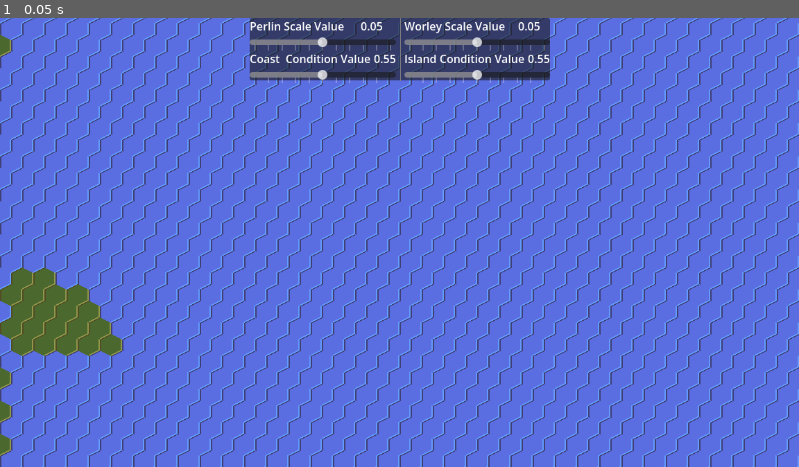
Above: before the commit, frame 1.
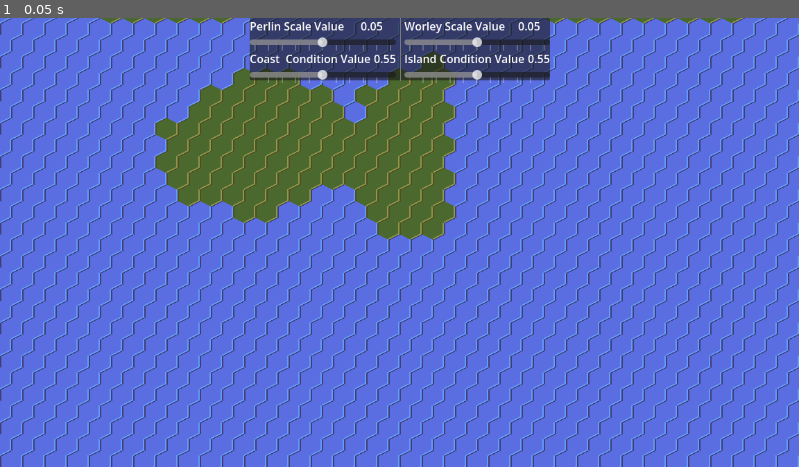
Above: after the commit, the same moment.

Repository: beardy-dev/hex-noise-terrain-generation
Game: Godot game, scene res://main.tscn
The game is run twice, just before and just after one commit, with the same random seed, the same clock (stepped at 60 frames per second) and the same inputs.
Inputs:
- Up to frame 1 (0.05 s): no input

The runs differ from the first frame. In frame 1, 13% of the frame differs, in the area x 0-93%, y 0-98%.

Commit message:
added a world see for more randomness

Diff:
--- a/hex_grid.gd
+++ b/hex_grid.gd
@@ -5,8 +5,8 @@
 var worleyScale: float = 0.05
 var islandCondition: float = 0.5
 var coastCondition: float = 0.5
-var enablePerlin: bool = true
-var enableWorley: bool = true
+var worldSeed : int = randi()
+
 
 # Called when the node enters the scene tree for the first time.
 func _ready() -> void:
@@ -22,7 +22,7 @@
 
 func placeTile(x: int, y: int) -> void:
 	var worleyVal = worley(float(x) * worleyScale, float(y) * worleyScale) / 1.414
-	var perlinVal = (perlin(float(x) * perlinScale, float(y) * perlinScale) + 1) * 0.5
+	var perlinVal = (perlin(float(x + worldSeed * 1000) * perlinScale, float(y + worldSeed * 1000) * perlinScale) + 1) * 0.5
 
 	var islandStrength = clamp(1.0 - (worleyVal / islandCondition), 0.0, 1.0)
 	var coastNoise = perlinVal * islandStrength
@@ -77,7 +77,7 @@
 	return lerp(nx0, nx1, v)
 
 func gradient(ix, iy) -> Vector2:
-	var h = int(ix) * 1836311903 ^ int(iy) * 2971215073
+	var h = int(ix) * 1836311903 + worldSeed ^ int(iy) * 2971215073 + worldSeed
 	h = (h << 13) ^ h
 	var angle := float((h * (h * h * 15731 + 789221) + 1376312589) & 0x7fffffff) / 2147483648.0
 	angle *= TAU
@@ -87,7 +87,7 @@
 	return 6 * pow(t,5) - 15 * pow(t, 4) + 10 * pow(t, 3)
 
 func hash2(ix: int, iy: int) -> float:
-	var h := ix * 374761393 + iy * 668265263
+	var h := ix * 374761393 + worldSeed + iy * 668265263 + worldSeed
 	h = (h ^ (h >> 13)) * 1274126177
 	h = h ^ (h >> 16)
 	return float(h & 0x7fffffff) / 2147483648.0
